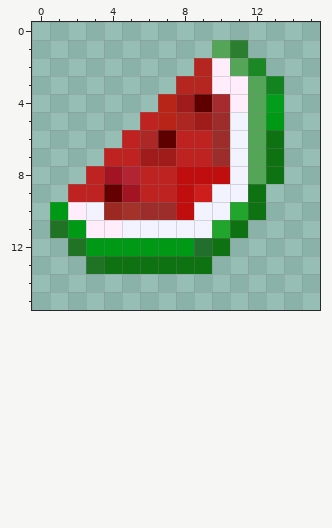
Edited in one commit: pixel-art sprite (raw_images/fruits/watermelon.png). This is how it looked before the edit.
The file is 16x16 pixels. Colours within 5 levels of each other are drawn and written as one.
And afterwards:
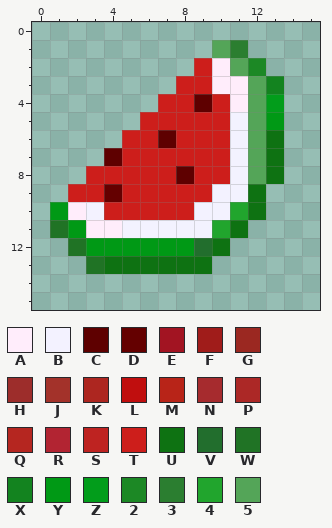
Palette (. is transparent): A #ffedfb  B #f3f2ff  C #5e0000  D #640000  E #a21422  F #a01c1a  G #9b2821  H #9d2d2b  J #a3322a  K #ad2620  L #c00e0e  M #b82418  N #a62b2e  P #ac2826  Q #b52620  R #b22432  S #be2321  T #cd1e1b  U #0e7212  V #226e2d  W #207325  X #13831f  Y #009915  Z #029d1b  2 #1c8825  3 #2b7e30  4 #21a52d  5 #54a558
The exact change:
Changed rows in their new state; - is an unchanged pixel.
first column x 2:
 2 -------T-
 3 ------TT-
 4 -----TT-T
 5 ----TTTTT
 6 ---TT-TTT
 7 --CTTTTTT
 8 -TTTTTCTT
 9 TT-TTTT--
10 --TTTTT--
Boxes around the changes in both pictures, in picture pixels (x1, y1, x2, y2):
changed: (68, 58, 230, 220)
